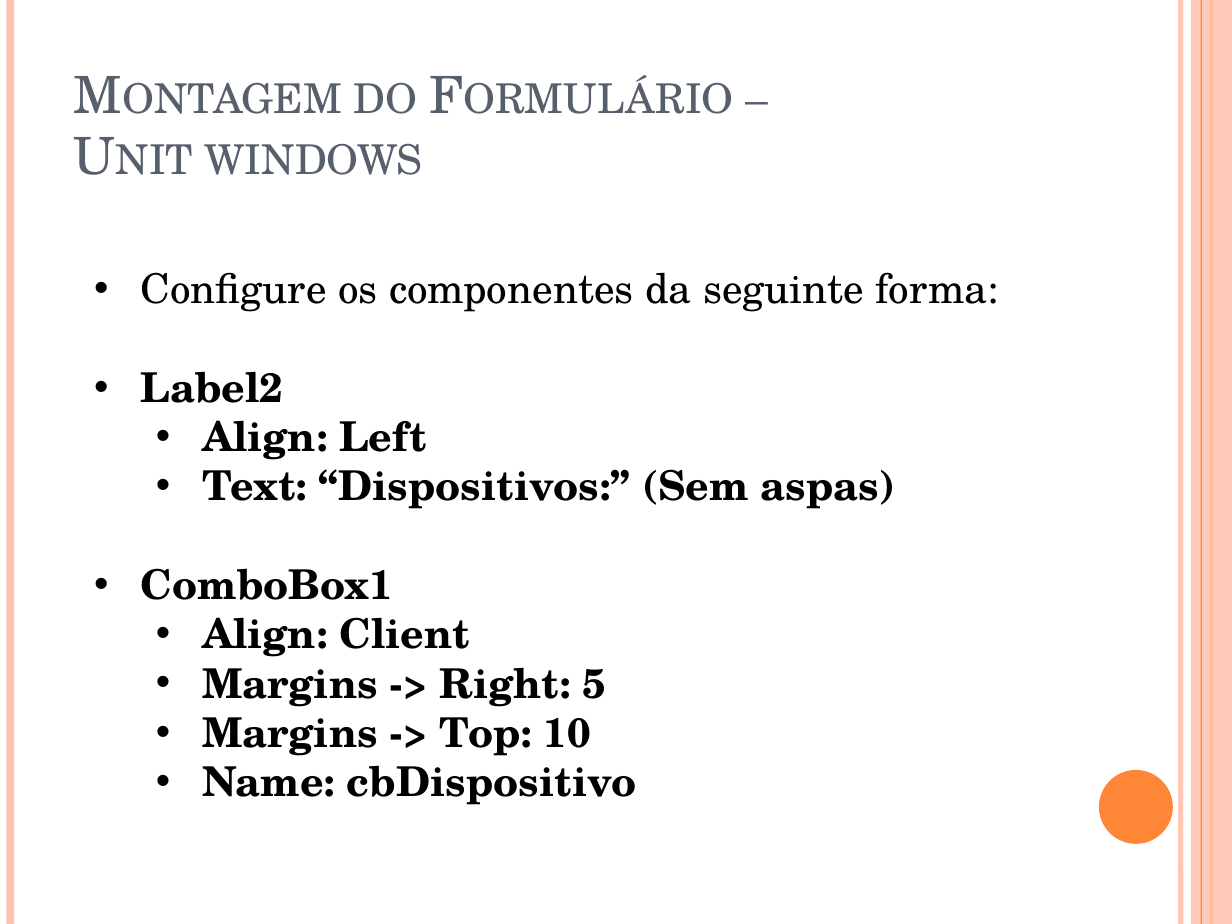
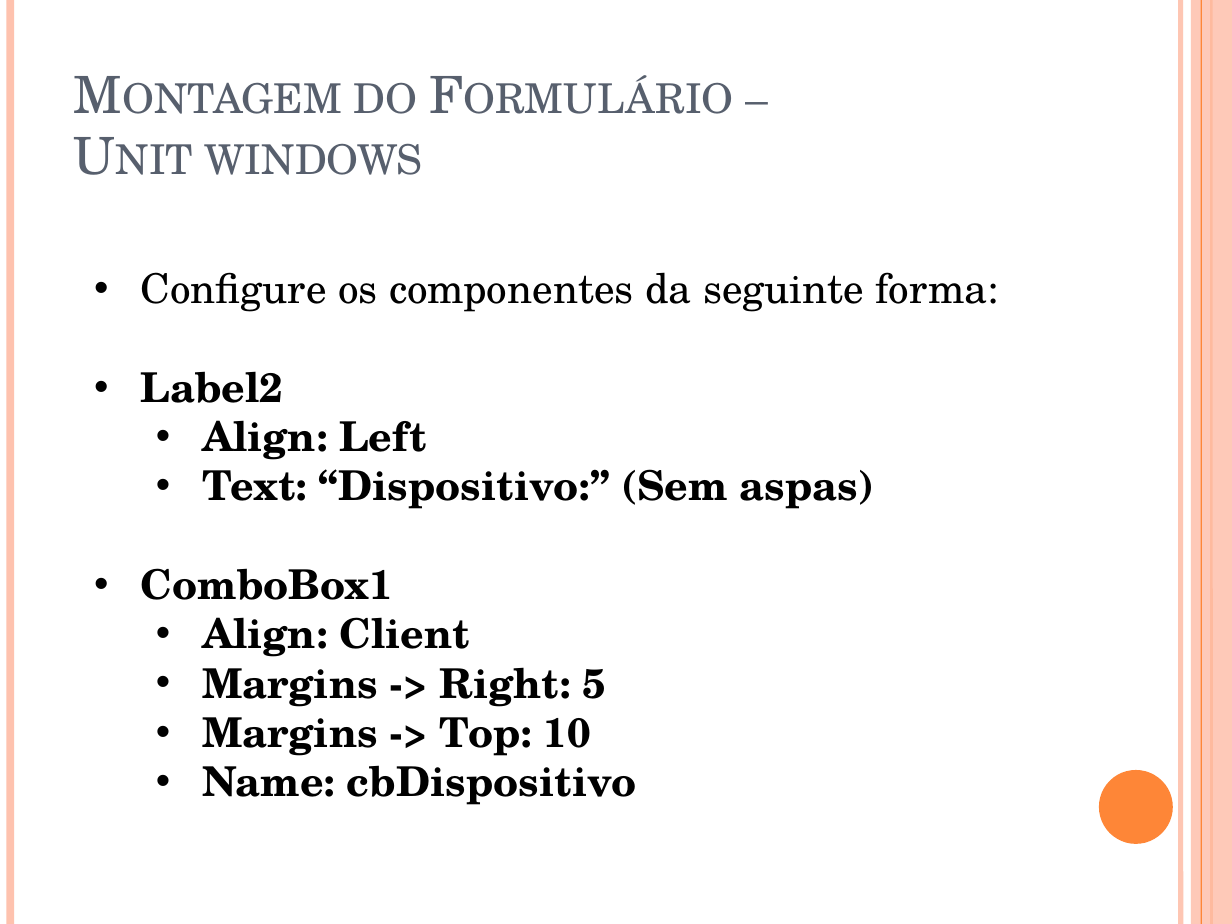
Before and after one commit to igorscandido/Conexao-Bluetooth-usando-Delphi, a slide deck: slide 71 of Stuff/Conexão Bluetooth usando Delphi.pptx. Drawn at 1232x924 pixels with LibreOffice and Linux fonts; fonts in the diff are those of the drawing. Boxes give left, top, right and bottom in pixels: in the first picture for what was removed or moved away, otherwise in the second. Text is boxed around its words. In the diff, an @@ line names an element or a change of style, - is before the commit and + after.

Commit message:
frmWindows done, PowerPoint with HOW TO until programming tutorials done

```diff
--- a/Stuff/Conexão Bluetooth usando Delphi.pptx
+++ b/Stuff/Conexão Bluetooth usando Delphi.pptx
@@ text at bbox=[202, 459, 875, 509]: text changed @@
-  • Text: “Dispositivos:” (Sem aspas)
+  • Text: “Dispositivo:” (Sem aspas)
```
Also in this commit, not shown: 13 other slides changed, 8 slides added, 23 other files.
